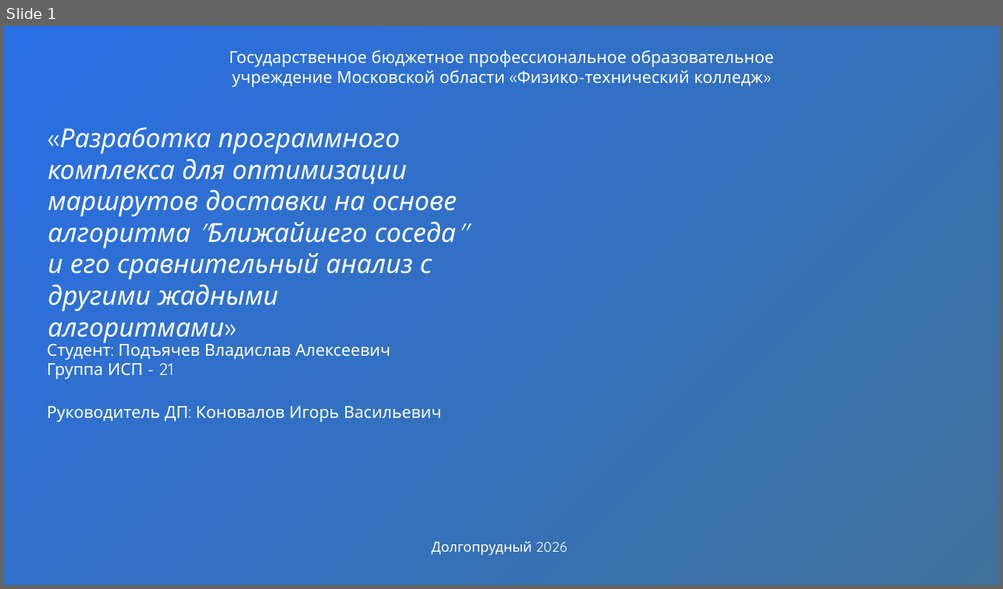
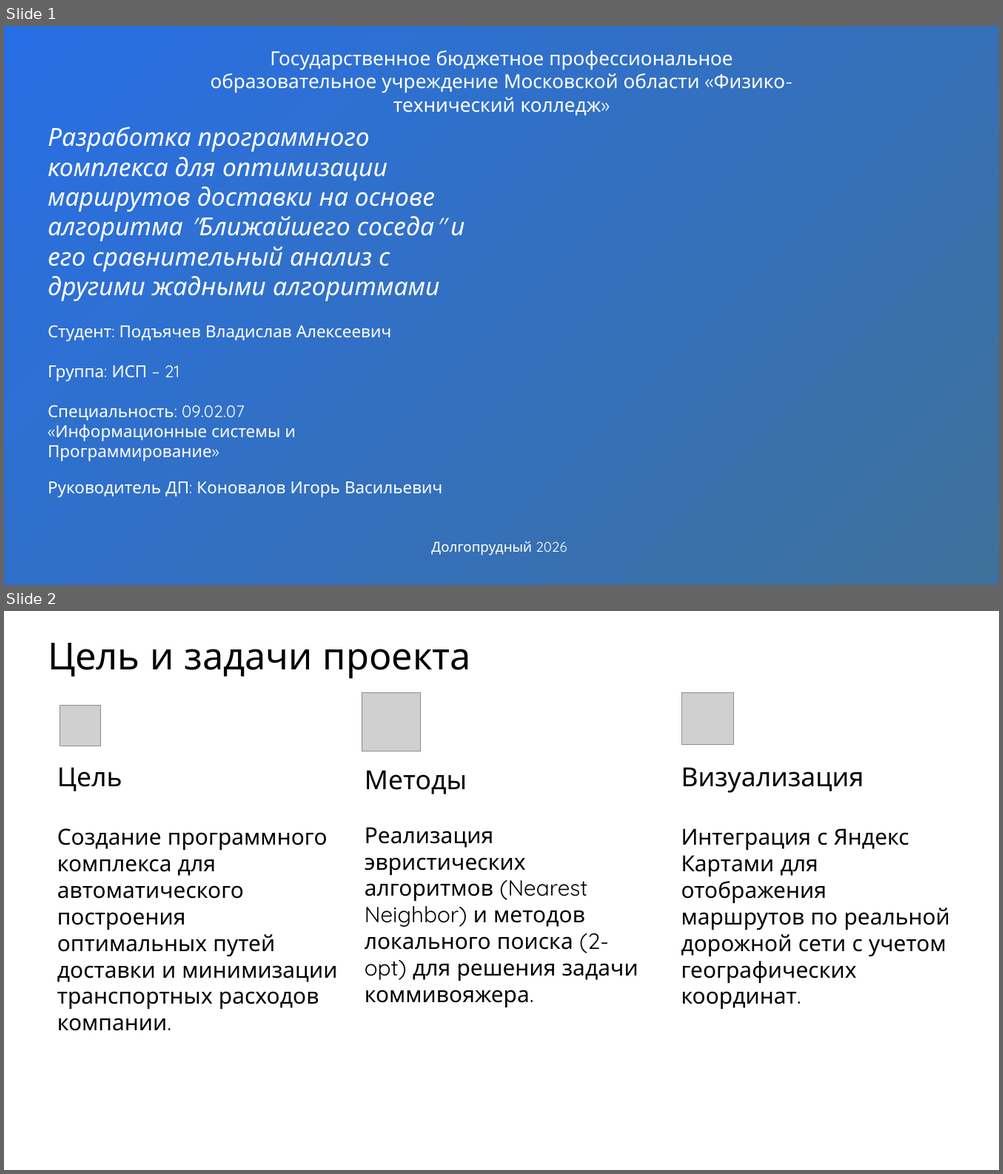
Before and after one commit to darinbtw/Machine_learning_to_optimize_processes_in_logistics, a slide deck: Презентация ДП Подъячев.pptx. Shown one above the other, each under a label of ours: slide 1 before the commit, slides 1 and 2 after it. The pictures are 1003x589 and 1003x1174 pixels, drawn with LibreOffice and Linux fonts; fonts in the diff are those of the drawing; grey boxes stand for pictures; background and template pictures are left out. Boxes give left, top, right and bottom in pixels: in the first picture for what was removed or moved away, otherwise in the second. Text is boxed around its words. In the diff, an @@ line names an element or a change of style, - is before the commit and + after.

```diff
--- a/Презентация ДП Подъячев.pptx
+++ b/Презентация ДП Подъячев.pptx
@@ slide 2 added at bbox=[4, 611, 999, 1170], background #FFFFFF @@
@@ title added at bbox=[48, 643, 471, 678], 54 pt, text #000000 @@
+Цель и задачи проекта
@@ picture added at bbox=[362, 692, 420, 751] @@
@@ picture added at bbox=[681, 692, 733, 744] @@
@@ picture added at bbox=[60, 706, 100, 746] @@
@@ text added at bbox=[57, 767, 337, 1031], 32 pt, text #000000 @@
+Цель
+Создание программного комплекса для автоматического построения оптимальных путей доставки и минимизации транспортных расходов компании.
@@ text added at bbox=[364, 770, 638, 1008], 32 pt, text #000000 @@
+Методы
+Реализация эвристических алгоритмов (Nearest Neighbor) и методов локального поиска (2-opt) для решения задачи коммивояжера.
@@ text added at bbox=[681, 767, 950, 1010], 32 pt, text #000000 @@
+Визуализация
+Интеграция с Яндекс Картами для отображения маршрутов по реальной дорожной сети с учетом географических координат.
@@ slide 1 changed as well @@
@@ text "Государственное бюджетное профессиональное образовательное у ...": place and size @@
-text "Государственное бюджетное профессиональное образовательное у ..." at bbox=[229, 50, 774, 87]
+text "Государственное бюджетное профессиональное образовательное у ..." at bbox=[210, 50, 785, 116]
@@ text "Государственное бюджетное профессиональное образовательное у ..." at bbox=[210, 50, 785, 116]: size 24 to 28 pt @@
@@ text at bbox=[48, 127, 464, 301]: text changed; size 38 to 36 pt @@
-«Разработка программного комплекса для оптимизации маршрутов доставки на основе алгоритма "Ближайшего соседа" и его сравнительный анализ с другими жадными алгоритмами»
+Разработка программного комплекса для оптимизации маршрутов доставки на основе алгоритма "Ближайшего соседа" и его сравнительный анализ с другими жадными алгоритмами
@@ text "Студент: Подъячев Владислав Алексеевич": place and size @@
-text "Студент: Подъячев Владислав Алексеевич" at bbox=[47, 340, 390, 380]
+text "Студент: Подъячев Владислав Алексеевич" at bbox=[48, 326, 391, 462]
@@ text at bbox=[48, 366, 296, 462]: text changed @@
-Группа ИСП - 21
+Группа: ИСП – 21
+Специальность: 09.02.07
+«Информационные системы и
+Программирование»
@@ text "Руководитель ДП: Коновалов Игорь Васильевич": place and size @@
-text "Руководитель ДП: Коновалов Игорь Васильевич" at bbox=[47, 406, 441, 423]
+text "Руководитель ДП: Коновалов Игорь Васильевич" at bbox=[48, 482, 442, 498]
```
Also in this commit, not shown: 1 other slide changed, 2 other slides added, 5 slides removed, 2 other files.
